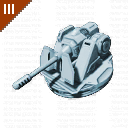
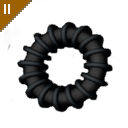
Layer changes from the first 128 × 128 image to the second:
hid "T3" over [0, 0, 34, 38]
showed "T2" over [0, 0, 34, 38]
added layer "magnet_basic" above "engine_basic" over [0, 0, 115, 113]
moved "AutocannonTurret_icon" into group "Gruppe 3" over [2, 0, 128, 128]
hid group "Gruppe 1" (12 layers) over [2, 2, 125, 125]
